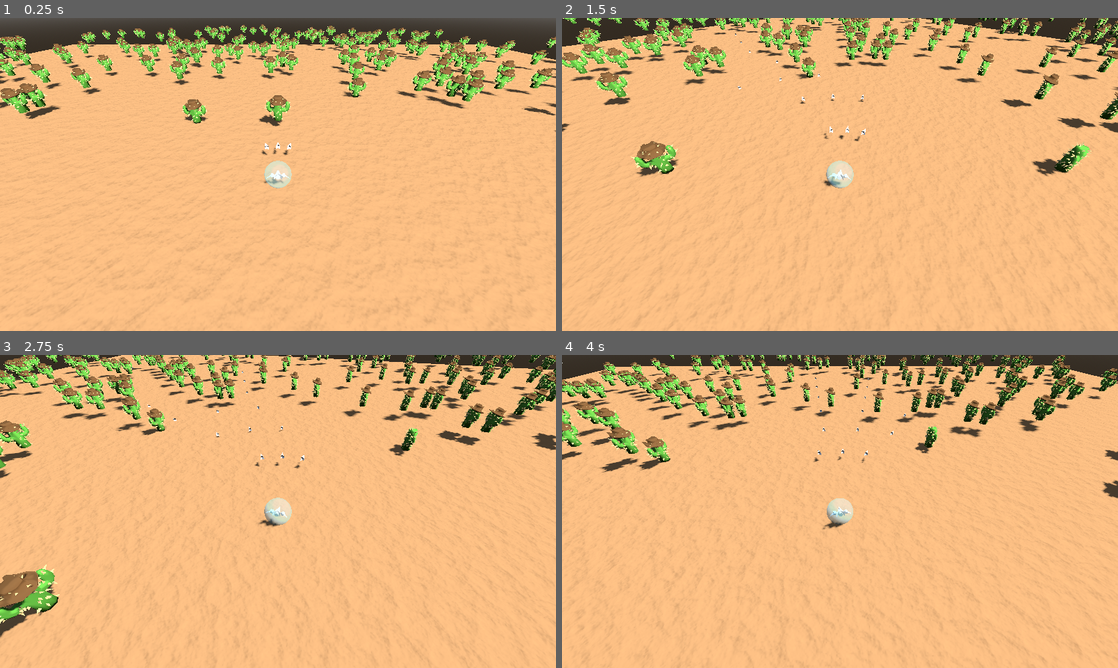
Above: before the commit, frames 1-4 (two rows, left to right).
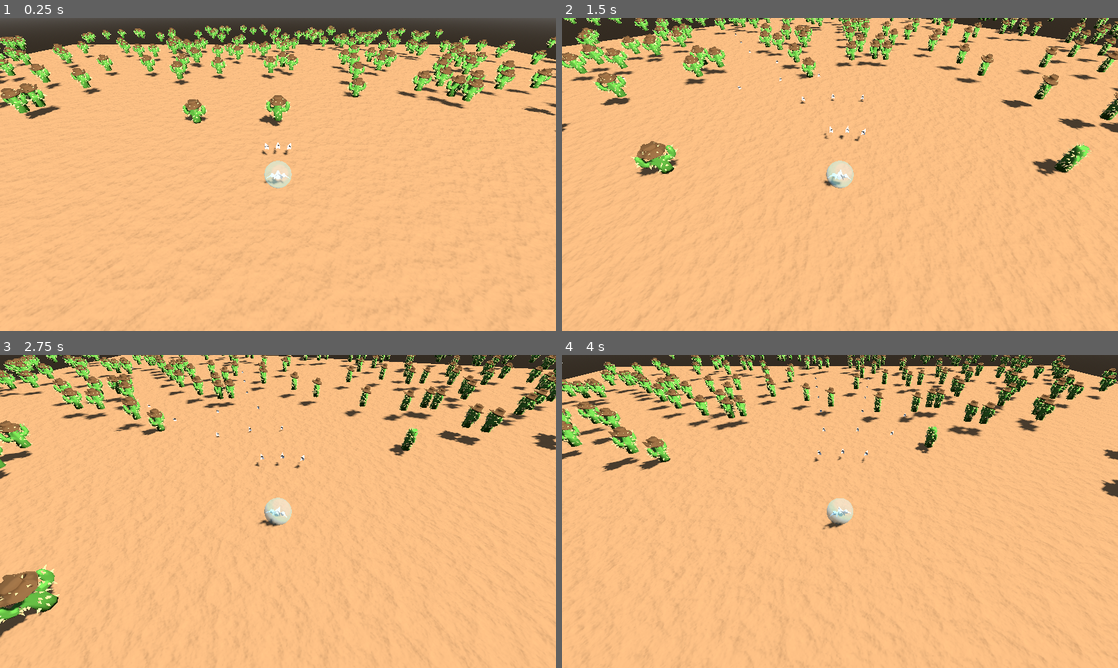
Above: after the commit, the same moments.

Repository: dicemaster5/BubbleSurvivors
Game: Godot game, scene res://scenes/world.tscn
The game is run twice, just before and just after one commit, with the same random seed, the same clock (stepped at 60 frames per second) and the same inputs.
Inputs:
- Up to frame 1 (0.25 s): no input
- Up to frame 2 (1.5 s): hold D (move_right) 0.53-1.28 s; hold S (move_down) from 1.28 s (still down)
- Up to frame 3 (2.75 s): release S (move_down) at 2.03 s; hold D (move_right) from 2.03 s (still down)
- Up to frame 4 (4 s): release D (move_right) at 2.78 s; hold W (move_up) 2.78-3.53 s; hold A (move_left) from 3.53 s (still down)

The runs differ from the first frame. In frame 1, 0.4% of the frame differs, in the area x 0-100%, y 2-31%; in frame 2, 3.5%; in frame 3, 0.4%; in frame 4, 4.0%, in the area x 0-100%, y 0-46%.

Commit message:
Add basic animation to enemy

Diff:
--- a/scenes/enemy.tscn
+++ b/scenes/enemy.tscn
@@ -1,14 +1,51 @@
-[gd_scene load_steps=8 format=3 uid="uid://bj8ad7oh5pca4"]
+[gd_scene load_steps=11 format=3 uid="uid://l3wi7vgcx2ui"]
 
 [ext_resource type="Script" path="res://scenes/enemy.gd" id="1_pqivd"]
 [ext_resource type="PackedScene" uid="uid://b4k74vxbwqkvv" path="res://models/enemy/Cactus.glb" id="2_h27gd"]
-[ext_resource type="Material" path="res://materials/cactus.tres" id="3_js6t3"]
+[ext_resource type="Material" uid="uid://br3vmrnkoxjwr" path="res://materials/cactus.tres" id="3_js6t3"]
 [ext_resource type="Material" path="res://materials/cactus_hat.tres" id="4_06bfg"]
-[ext_resource type="Material" uid="uid://kjup5aedw4bp" path="res://materials/cactus_spikes.tres" id="5_bupd2"]
+[ext_resource type="Material" uid="uid://coapjlsdi1pod" path="res://materials/cactus_spikes.tres" id="5_bupd2"]
 [ext_resource type="Script" path="res://scripts/damageable.gd" id="6_7kvce"]
 
 [sub_resource type="BoxShape3D" id="BoxShape3D_qow0e"]
 size = Vector3(1.85095, 2.84558, 1)
+
+[sub_resource type="Animation" id="Animation_nxew3"]
+length = 0.001
+tracks/0/type = "value"
+tracks/0/imported = false
+tracks/0/enabled = true
+tracks/0/path = NodePath("Cactus:rotation")
+tracks/0/interp = 1
+tracks/0/loop_wrap = true
+tracks/0/keys = {
+"times": PackedFloat32Array(0),
+"transitions": PackedFloat32Array(1),
+"update": 0,
+"values": [Vector3(0, 0, 0)]
+}
+
+[sub_resource type="Animation" id="Animation_eev2e"]
+resource_name = "enemy_move"
+loop_mode = 1
+tracks/0/type = "value"
+tracks/0/imported = false
+tracks/0/enabled = true
+tracks/0/path = NodePath("Cactus:rotation")
+tracks/0/interp = 1
+tracks/0/loop_wrap = true
+tracks/0/keys = {
+"times": PackedFloat32Array(0, 0.5, 1),
+"transitions": PackedFloat32Array(1, 1, 1),
+"update": 0,
+"values": [Vector3(0, 0, -0.0872665), Vector3(0, 0, 0.0872665), Vector3(0, 0, -0.0872665)]
+}
+
+[sub_resource type="AnimationLibrary" id="AnimationLibrary_p3qvh"]
+_data = {
+"RESET": SubResource("Animation_nxew3"),
+"enemy_move": SubResource("Animation_eev2e")
+}
 
 [node name="Enemy" type="CharacterBody3D"]
 collision_layer = 8
@@ -33,4 +70,10 @@
 [node name="Damageable" type="Node" parent="."]
 script = ExtResource("6_7kvce")
 
+[node name="AnimationPlayer" type="AnimationPlayer" parent="."]
+libraries = {
+"": SubResource("AnimationLibrary_p3qvh")
+}
+autoplay = "enemy_move"
+
 [editable path="Cactus"]
